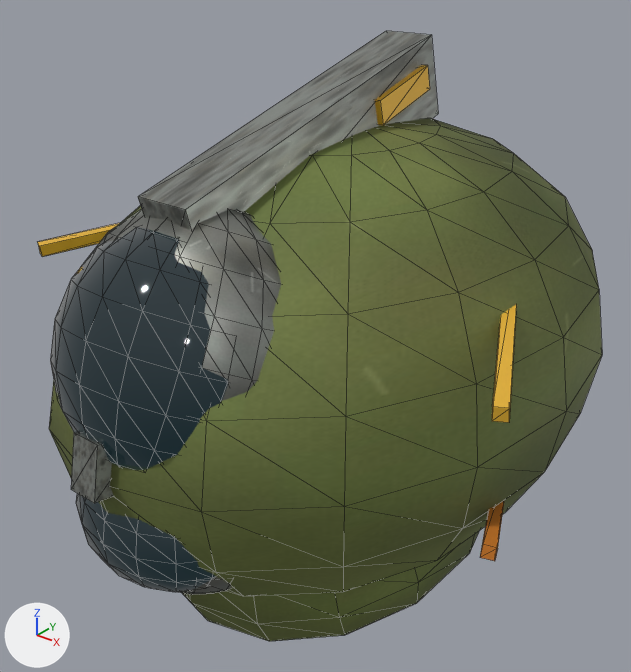
Two versions of the glTF model assets/baseq3/models/players/walker/head.glb, one commit apart.
The view is the same before and after, from a camera (50 mm lens) standing at (1.21, -1.818, 0.942) and looking at (-0.051, -0.241, -0.036). Lighting does not change. The marker at lower left points along +X, +Y and +Z. The picture after the commit comes second. Mesh edges are drawn as thin lines. Where no turn or scale is listed for an object, it has been applied to the vertices.
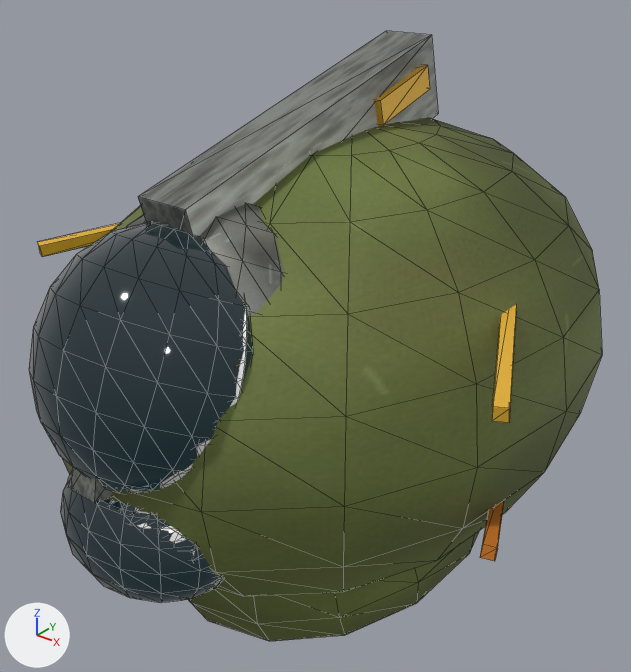
Commit message: K7: cockpit behind the tinted canopy

The change, as a list of edits to the scene's bpy script:
```text
Add mat_indicator_green:
    mat_indicator_green = principled_material('indicator_green')
    mat_indicator_green.base_color = (1.0, 1.0, 1.0)  # white #ffffff
    mat_indicator_green.roughness = 0.3
    mat_indicator_green.emission_color = (0.2, 1.0, 0.3)  # green #7cff95
    mat_indicator_green.emission_strength = 1.0
Add mat_indicator_red:
    mat_indicator_red = principled_material('indicator_red')
    mat_indicator_red.base_color = (1.0, 1.0, 1.0)  # white #ffffff
    mat_indicator_red.roughness = 0.3
    mat_indicator_red.emission_color = (1.0, 0.1, 0.05)  # red #ff593f
    mat_indicator_red.emission_strength = 1.0
Add mat_light_cyan:
    mat_light_cyan = principled_material('light_cyan')
    mat_light_cyan.base_color = (1.0, 1.0, 1.0)  # white #ffffff
    mat_light_cyan.roughness = 0.3
    mat_light_cyan.emission_color = (0.2, 0.8, 1.0)  # cyan #7ce7ff
    mat_light_cyan.emission_strength = 1.0
Add mat_black:
    mat_black = principled_material('black')
    mat_black.base_color = (1.0, 1.0, 1.0)  # white #ffffff
    mat_black.metallic = 0.3
    mat_black.roughness = 0.7
Add me_cockpit_lower:
    me_cockpit_lower.from_pydata(...)  # 321 vertices, 560 faces; spans x -0.219..0.219, y -0.138..0.014, z -0.17..0.17
    # faces by material slot: [500, 12, 12, 24, 12]
    me_cockpit_lower.materials.append(mat_black)  # white #ffffff
    me_cockpit_lower.materials.append(mat_metal_dark)  # picture img_metal_dark_jpg
    me_cockpit_lower.materials.append(mat_light_cyan)  # white #ffffff, glowing cyan #7ce7ff
    me_cockpit_lower.materials.append(mat_indicator_green)  # white #ffffff, glowing green #7cff95
    me_cockpit_lower.materials.append(mat_indicator_red)  # white #ffffff, glowing red #ff593f
Add me_cockpit_upper:
    me_cockpit_upper.from_pydata(...)  # 385 vertices, 656 faces; spans x -0.249..0.249, y -0.173..0.129, z -0.234..0.236
    # faces by material slot: [500, 60, 24, 24, 24, 24]
    me_cockpit_upper.materials.append(mat_black)  # white #ffffff
    me_cockpit_upper.materials.append(mat_metal_dark)  # picture img_metal_dark_jpg
    me_cockpit_upper.materials.append(mat_orange)  # picture img_orange_jpg
    me_cockpit_upper.materials.append(mat_light_cyan)  # white #ffffff, glowing cyan #7ce7ff
    me_cockpit_upper.materials.append(mat_indicator_red)  # white #ffffff, glowing red #ff593f
    me_cockpit_upper.materials.append(mat_indicator_green)  # white #ffffff, glowing green #7cff95
Change ob_mesh_1:
    ob_mesh_1.location: (0.0, -0.735, 0.15) -> (0.0, -0.685, 0.15)
Change ob_canopy:
    ob_canopy.location: (0.0, -0.77, 0.15) -> (0.0, -0.82, 0.15)
Change ob_mesh_1_001:
    ob_mesh_1_001.location: (0.0, -0.775, -0.21) -> (0.0, -0.735, -0.21)
Change ob_canopy_001:
    ob_canopy_001.location: (0.0, -0.81, -0.21) -> (0.0, -0.85, -0.21)
Add ob_cockpit_lower:
    ob_cockpit_lower = bpy.data.objects.new('cockpit_lower', me_cockpit_lower)
    ob_cockpit_lower.location = (0.0, -0.85, -0.21)
Add ob_cockpit_upper:
    ob_cockpit_upper = bpy.data.objects.new('cockpit_upper', me_cockpit_upper)
    ob_cockpit_upper.location = (0.0, -0.82, 0.15)
```

Boxes (x1, y1, x2, y2) around the edits, measured in the pictures (631 x 672 px):
'canopy', moved
    before: (50, 227, 228, 470)
    after: (29, 222, 253, 493)
'Mesh_1', moved
    before: (80, 209, 281, 401)
    after: (126, 203, 284, 316)
'canopy.001', moved
    before: (76, 493, 215, 592)
    after: (60, 477, 223, 602)
'cockpit_upper', added (mostly hidden)
    after: (126, 304, 247, 493)
'Mesh_1.001', moved (not visible afterwards)
    before: (179, 576, 232, 595)
'cockpit_lower', added (mostly hidden)
    after: (68, 472, 222, 588)
'Mesh_5', unchanged, covered by the edit
    before: (71, 431, 114, 503)
    after: (71, 466, 114, 503)
